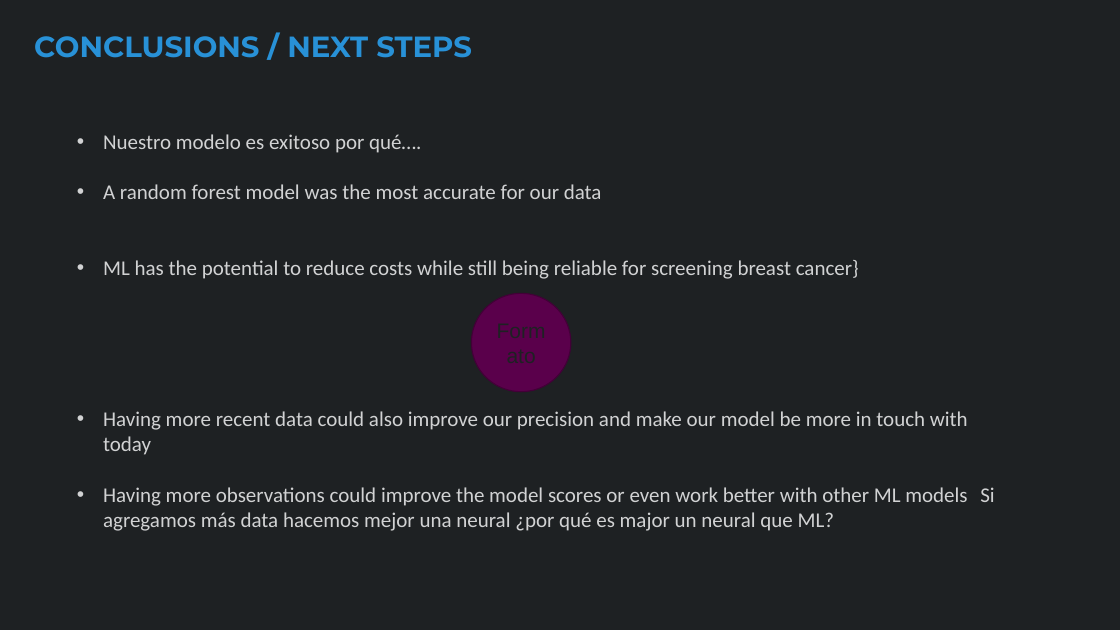
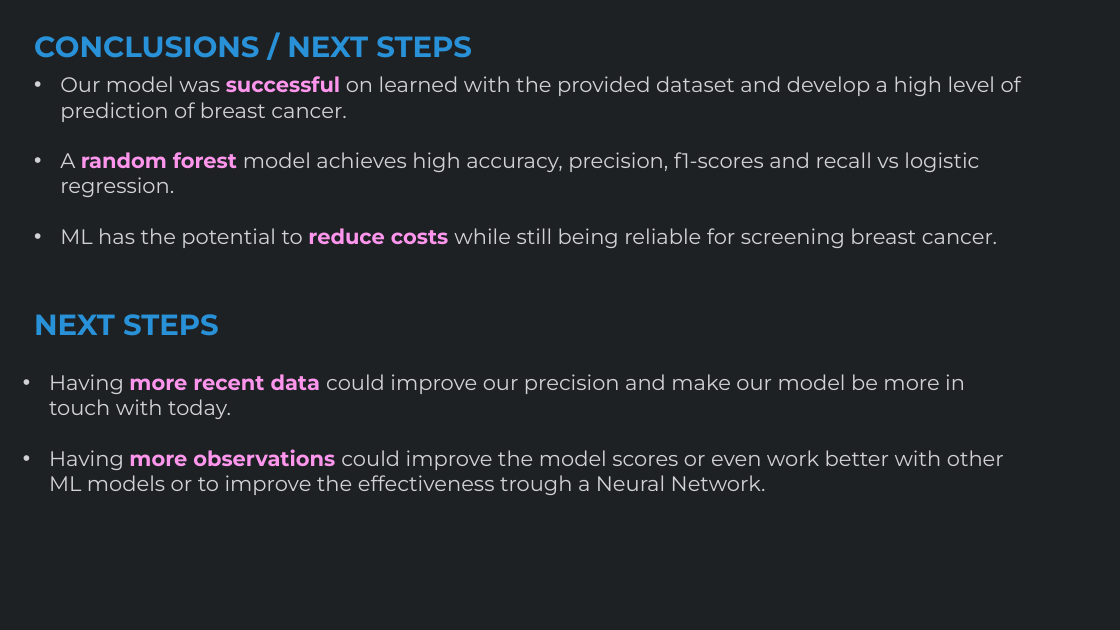
Before and after one commit to MajoGarciaMontes/FINAL-PROJECT, a slide deck: slide 9 of Presentation/Breast cancer ML.pptx. Drawn at 1120x630 pixels with LibreOffice and Linux fonts; fonts in the diff are those of the drawing. Boxes give left, top, right and bottom in pixels: in the first picture for what was removed or moved away, otherwise in the second. Text is boxed around its words. In the diff, an @@ line names an element or a change of style, - is before the commit and + after.

Commit message:
final presentation draft

```diff
--- a/Presentation/Breast cancer ML.pptx
+++ b/Presentation/Breast cancer ML.pptx
@@ text at (60,76,1021,248): text changed; font Calibri to Montserrat @@
-• Nuestro modelo es exitoso por qué….
-• A random forest model was the most accurate for our data
-• ML has the potential to reduce costs while still being reliable for screening breast cancer}
-• Having more recent data could also improve our precision and make our model be more in touch with today
-• Having more observations could improve the model scores or even work better with other ML models Si agregamos más data hacemos mejor una neural ¿por qué es major un neural que ML?
+• Our model was successful on learned with the provided dataset and develop a high level of prediction of breast cancer.
+• A random forest model achieves high accuracy, precision, f1-scores and recall vs logistic regression.
+• ML has the potential to reduce costs while still being reliable for screening breast cancer.
@@ ellipse removed at (471,293,571,392) @@
-Formato
@@ text added at (34,314,219,336), 25 pt, text #2891D7, bold @@
+NEXT STEPS
@@ text added at (49,374,1004,495), 18 pt, text #D1D2D3 @@
+• Having more recent data could improve our precision and make our model be more in touch with today.
+• Having more observations could improve the model scores or even work better with other ML models or to improve the effectiveness trough a Neural Network.
```
Also in this commit, not shown: 2 other slides changed.
